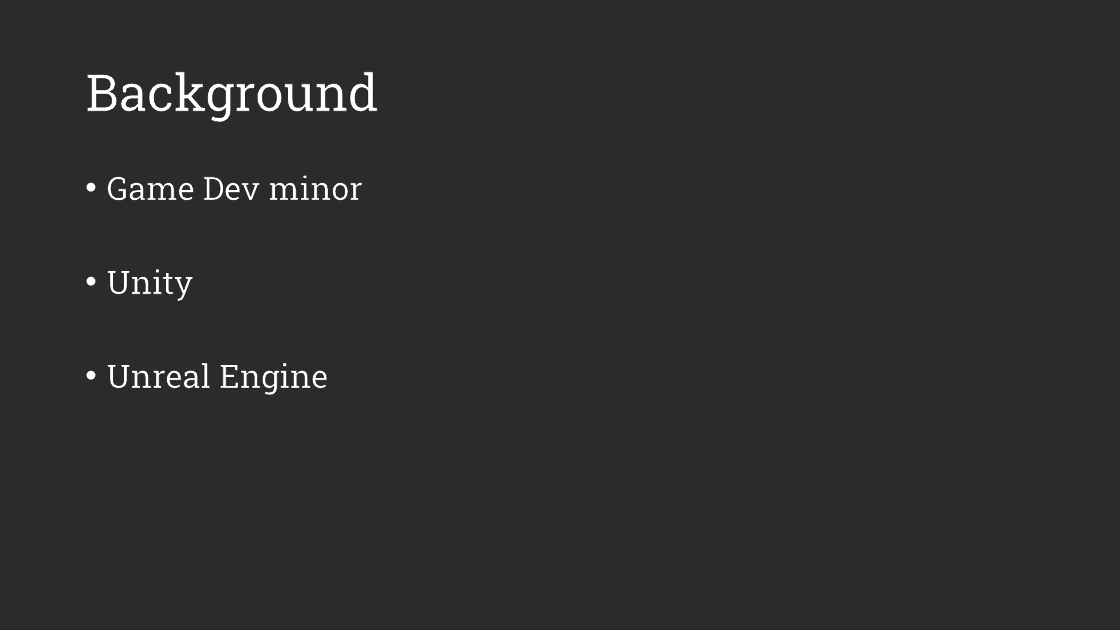
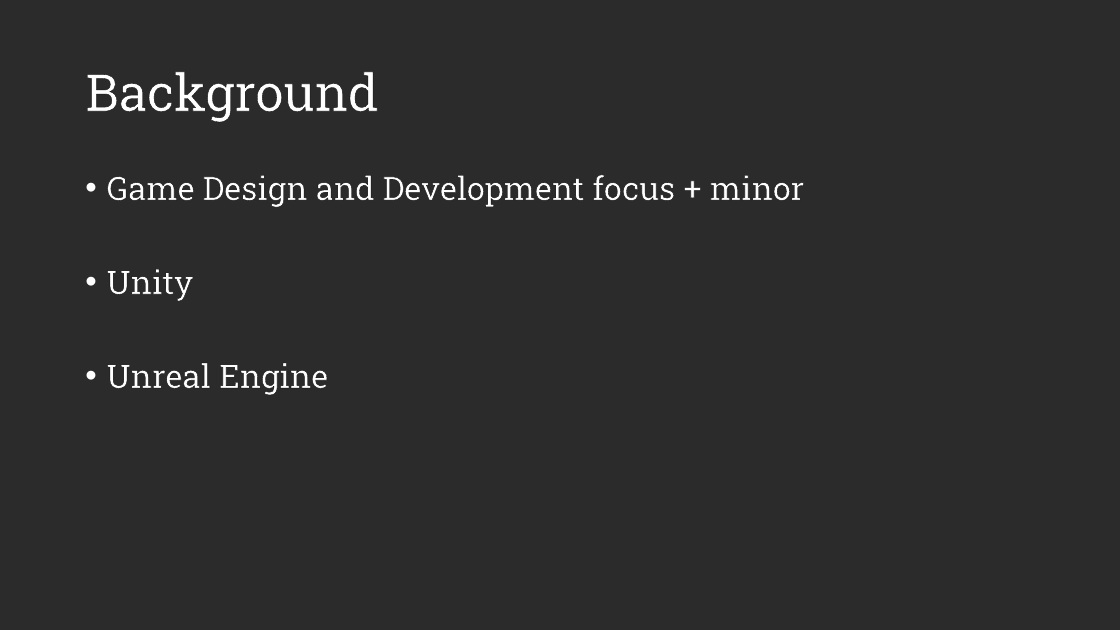
Before and after one commit to JaneBomb/CS3080-Python, a slide deck: slide 2 of Semester Project.pptx. Drawn at 1120x630 pixels with LibreOffice and Linux fonts; fonts in the diff are those of the drawing; background and template pictures are left out; a plain dark background stands for a picture behind light text. Boxes give left, top, right and bottom in pixels: in the first picture for what was removed or moved away, otherwise in the second. Text is boxed around its words. In the diff, an @@ line names an element or a change of style, - is before the commit and + after.

```diff
--- a/Semester Project.pptx
+++ b/Semester Project.pptx
@@ text at (x1=106, y1=175, x2=805, y2=207): text changed @@
-• Game Dev minor
+• Game Design and Development focus + minor
```
Also in this commit, not shown: 1 other file.
